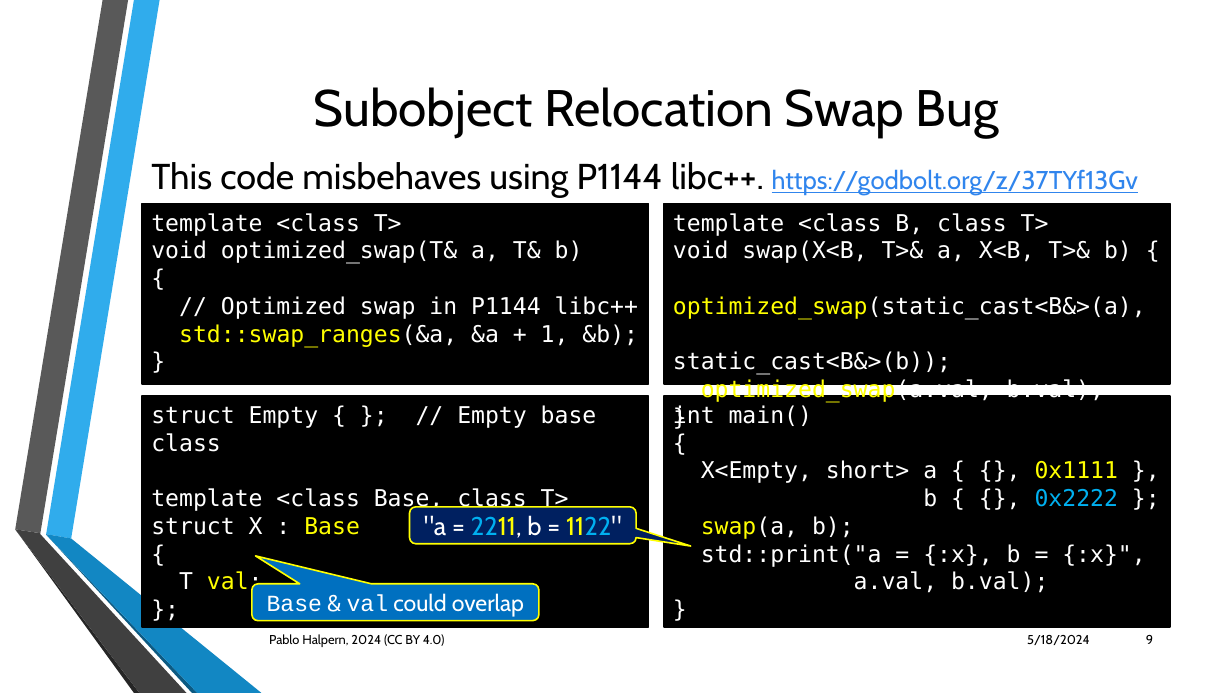
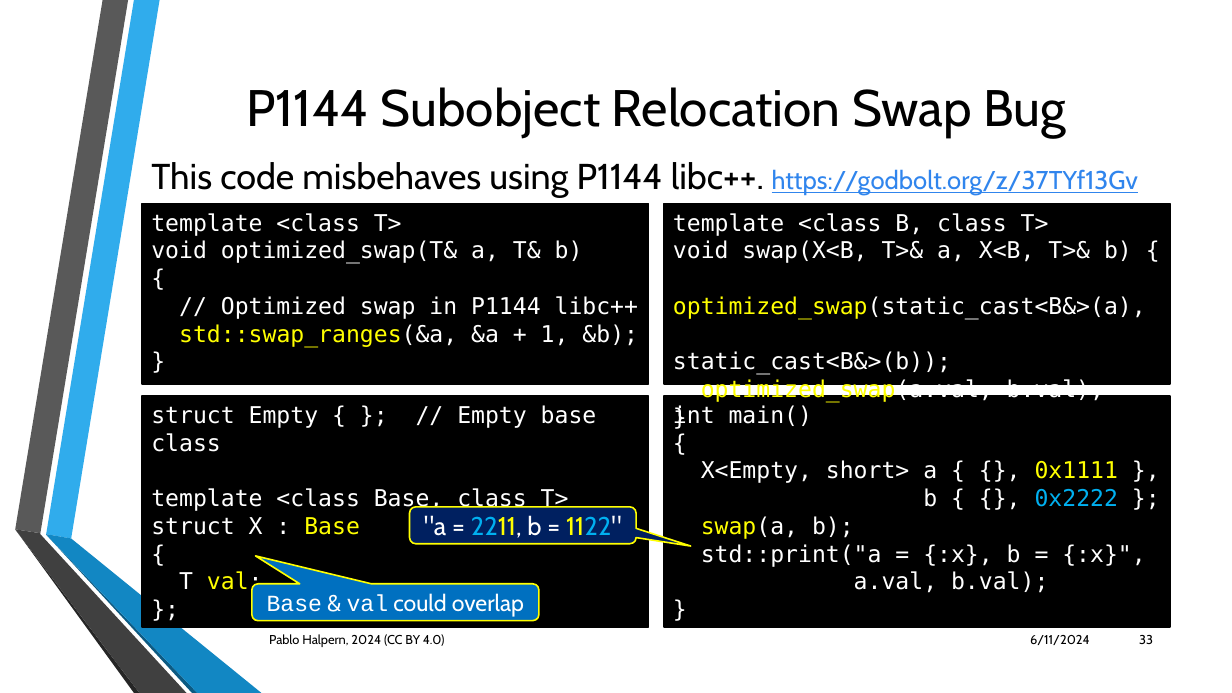
Before and after one commit to phalpern/WG21-halpern, a slide deck: slide 33 of relocate/Trivial Relocation - St. Louis 06-2024.pptx (slide 9 before the commit). Drawn at 1232x693 pixels with LibreOffice and Linux fonts; fonts in the diff are those of the drawing; background and template pictures are left out. Boxes give left, top, right and bottom in pixels: in the first picture for what was removed or moved away, otherwise in the second. Text is boxed around its words. In the diff, an @@ line names an element or a change of style, - is before the commit and + after.

Commit message:
First draft of Trivial Relocation presentation

```diff
--- a/relocate/Trivial Relocation - St. Louis 06-2024.pptx
+++ b/relocate/Trivial Relocation - St. Louis 06-2024.pptx
@@ title at (x1=246, y1=87, x2=1066, y2=137): text changed @@
-Subobject Relocation Swap Bug
+P1144 Subobject Relocation Swap Bug
@@ text at (x1=1030, y1=635, x2=1090, y2=645): text changed @@
-5/18/2024
+6/11/2024
@@ page number at (x1=1139, y1=635, x2=1153, y2=644): text changed @@
-9
+33
```
Also in this commit, not shown: 9 other slides changed, 35 slides added, 2 other files.
